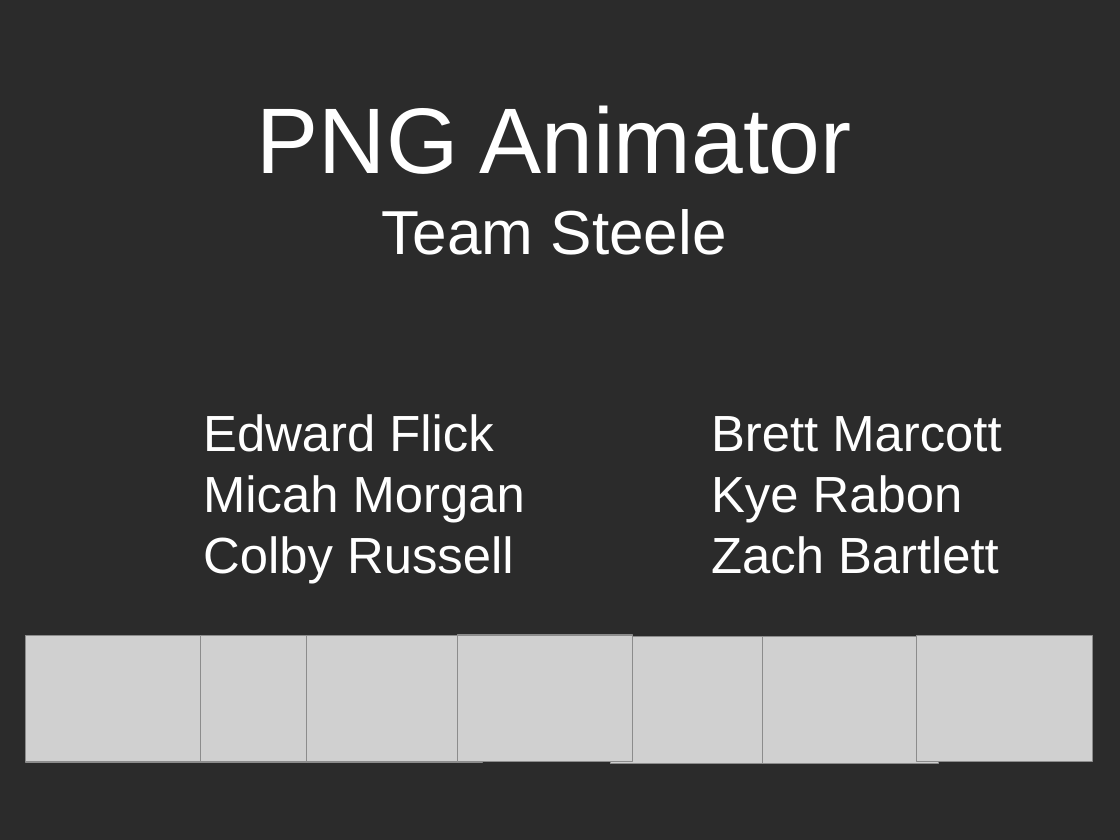
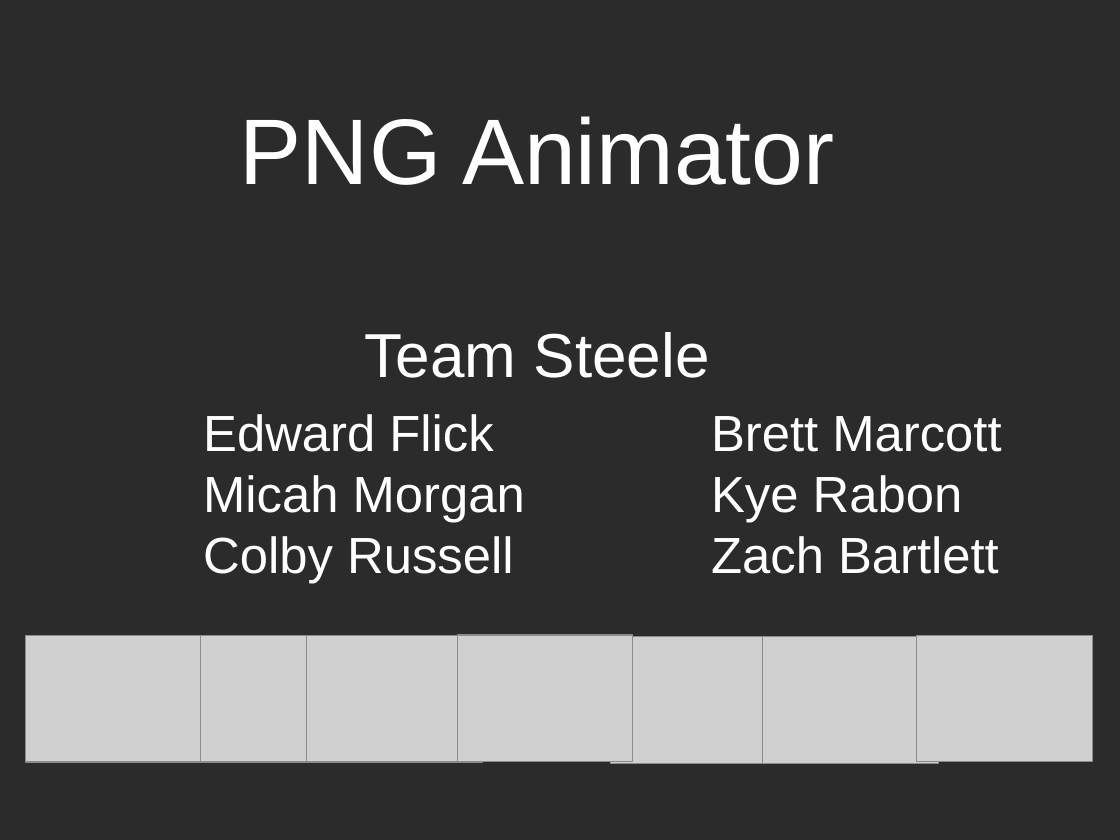
Before and after one commit to directrix1/se2, a slide deck: slide 1 of wip/SE2Presentation.odp. Drawn at 1120x840 pixels with LibreOffice and Linux fonts; fonts in the diff are those of the drawing; grey boxes stand for pictures; background and template pictures are left out; a plain dark background stands for a picture behind light text. Boxes give left, top, right and bottom in pixels: in the first picture for what was removed or moved away, otherwise in the second. Text is boxed around its words. In the diff, an @@ line names an element or a change of style, - is before the commit and + after.

```diff
--- a/wip/SE2Presentation.odp
+++ b/wip/SE2Presentation.odp
@@ title "PNG Animator Team Steele" rewrapped from <box>257,105,851,255</box> to <box>240,116,834,378</box> @@
```
Also in this commit, not shown: 1 other slide changed, 1 slide added.
